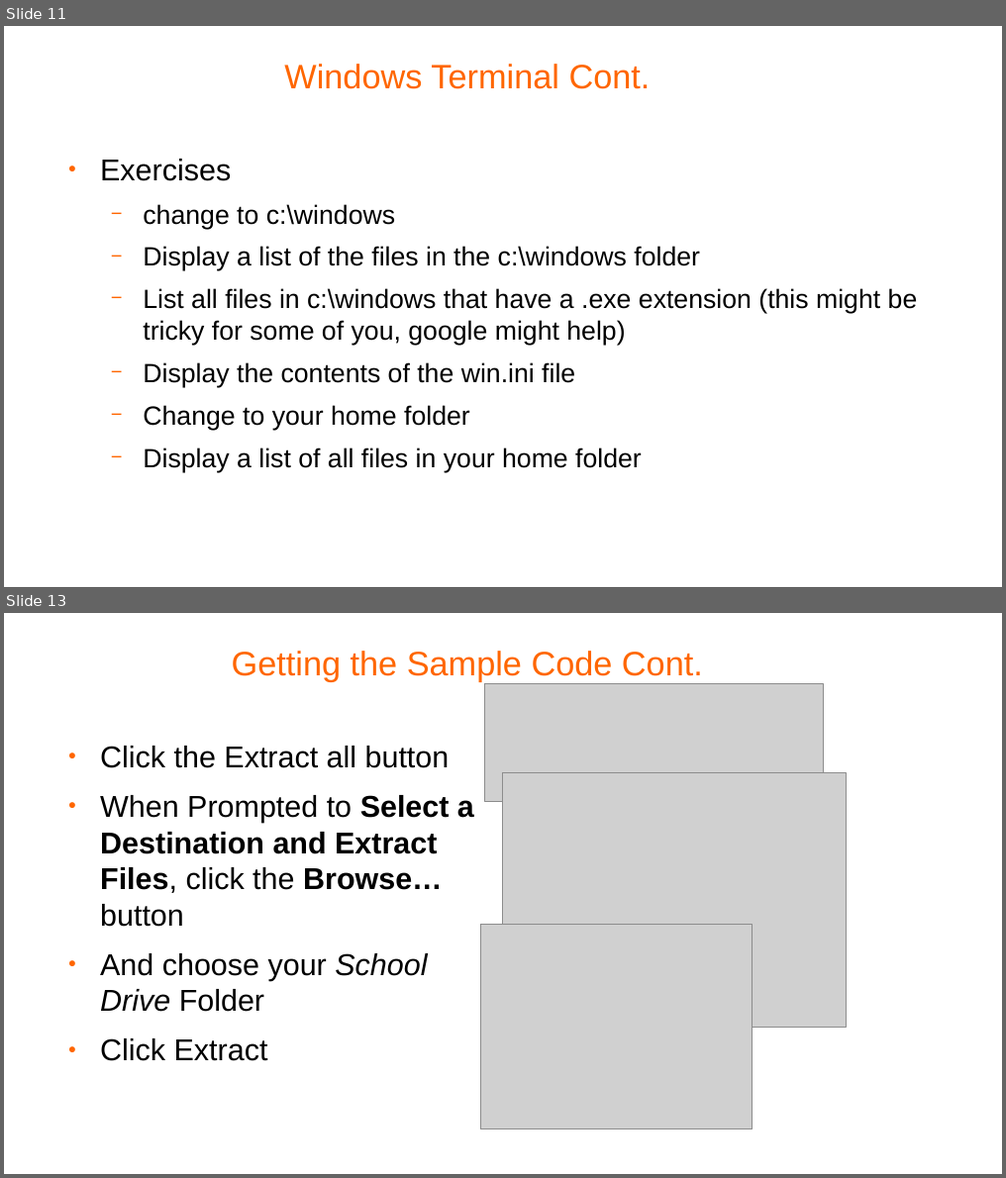
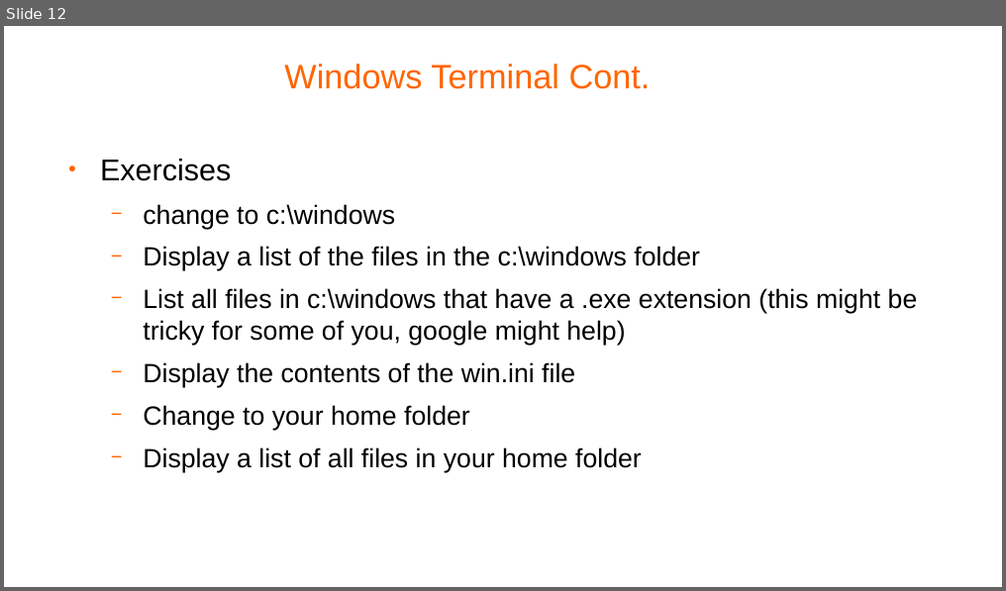
Before and after one commit to pellcorp/coding, a slide deck: docs/windows fundamentals.odp. Shown one above the other, each under a label of ours: slides 11 and 13 before the commit, slide 12 after it; the slides between them are not shown. The pictures are 1006x1178 and 1006x591 pixels, drawn with LibreOffice and Linux fonts; fonts in the diff are those of the drawing; grey boxes stand for pictures; background and template pictures are left out. Boxes give left, top, right and bottom in pixels: in the first picture for what was removed or moved away, otherwise in the second. Text is boxed around its words. In the diff, an @@ line names an element or a change of style, - is before the commit and + after.

Commit message:
some extra samples and docs

```diff
--- a/docs/windows fundamentals.odp
+++ b/docs/windows fundamentals.odp
@@ slide 13 removed at bbox=[4, 613, 1002, 1174], background #FFFFFF @@
@@ title removed at bbox=[232, 651, 703, 681] @@
-Getting the Sample Code Cont.
@@ picture removed at bbox=[485, 684, 824, 802] @@
@@ text removed at bbox=[100, 746, 474, 1061] @@
-● Click the Extract all button
-● When Prompted to Select a Destination and Extract Files, click the Browse… button
-● And choose your School Drive Folder
-● Click Extract
@@ picture removed at bbox=[503, 773, 846, 1028] @@
@@ picture removed at bbox=[480, 925, 752, 1130] @@
@@ what was slide 11 is now slide 12 @@
```
Also in this commit, not shown: 1 slide added, 5 other slides removed, 3 other files.
